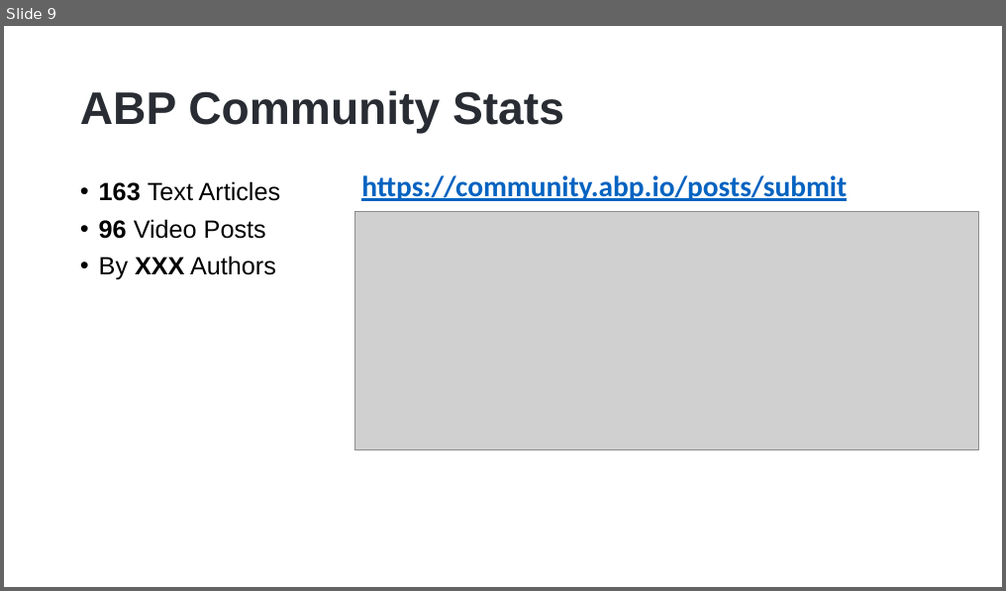
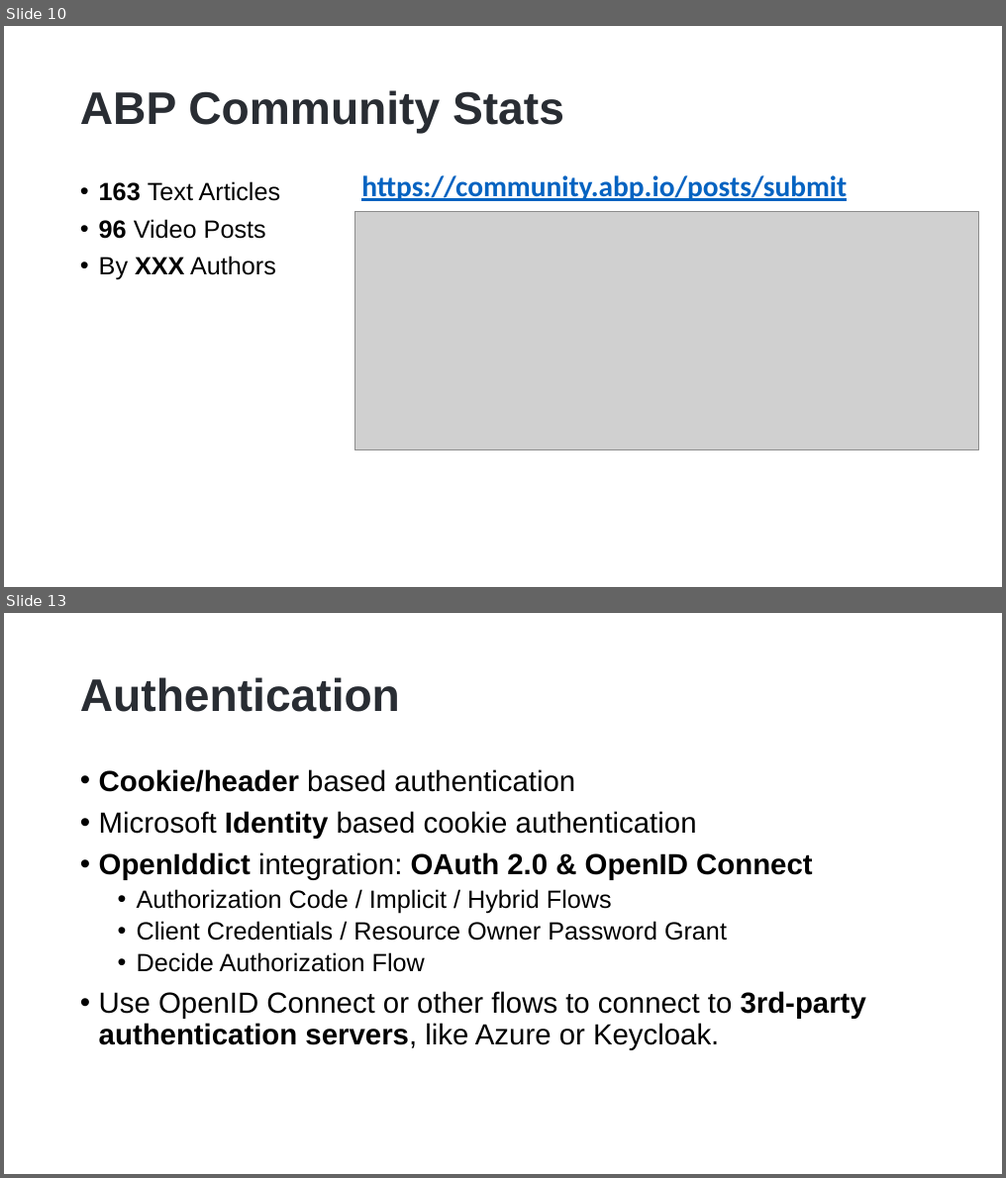
Before and after one commit to hikalkan/presentations, a slide deck: 2023-07-27 ABP Community Talks 2023.5/ABP Mobile Options.pptx. Shown one above the other, each under a label of ours: slide 9 before the commit, slides 10 and 13 after it; the slides between them are not shown. The pictures are 1006x591 and 1006x1178 pixels, drawn with LibreOffice and Linux fonts; fonts in the diff are those of the drawing; grey boxes stand for pictures; background and template pictures are left out. Boxes give left, top, right and bottom in pixels: in the first picture for what was removed or moved away, otherwise in the second. Text is boxed around its words. In the diff, an @@ line names an element or a change of style, - is before the commit and + after.

```diff
--- a/2023-07-27 ABP Community Talks 2023.5/ABP Mobile Options.pptx
+++ b/2023-07-27 ABP Community Talks 2023.5/ABP Mobile Options.pptx
@@ slide 13 added at bbox=[4, 613, 1002, 1174], background picture (left out) @@
@@ title added at bbox=[80, 677, 400, 712], 44 pt, text #292D33, bold @@
+Authentication
@@ text added at bbox=[99, 769, 866, 1050], 28 pt, text #000000 @@
+• Cookie/header based authentication
+• Microsoft Identity based cookie authentication
+• OpenIddict integration: OAuth 2.0 & OpenID Connect
+  • Authorization Code / Implicit / Hybrid Flows
+  • Client Credentials / Resource Owner Password Grant
+  • Decide Authorization Flow
+• Use OpenID Connect or other flows to connect to 3rd-party authentication servers, like Azure or Keycloak.
@@ what was slide 9 is now slide 10 @@
```
Also in this commit, not shown: 1 slide changed, 5 other slides added, 8 slides removed.
